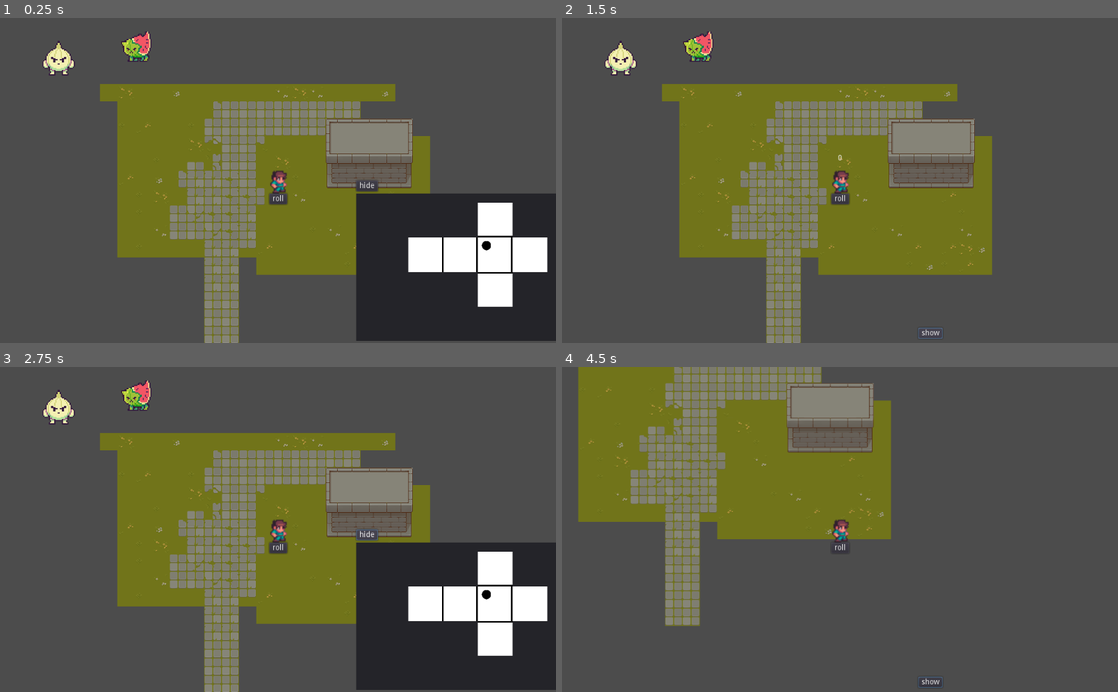
Above: before the commit, frames 1-4 (two rows, left to right).
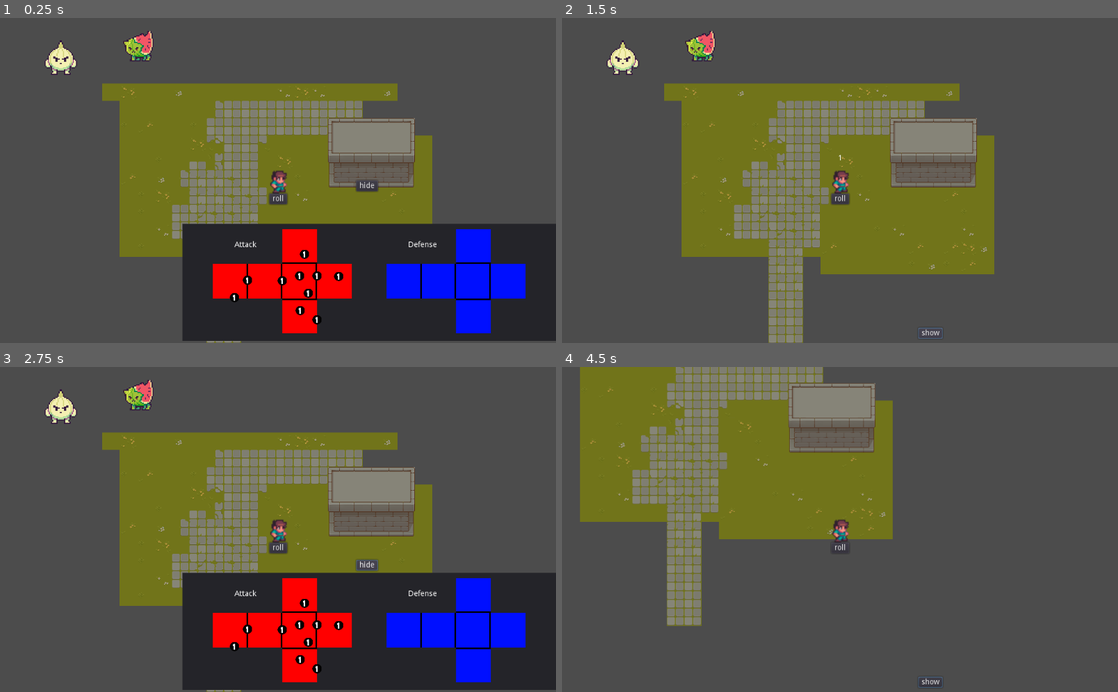
Above: after the commit, the same moments.

Repository: s4x0r/GMTKjam-2022
Game: Godot game, scene res://main.tscn
Two runs of this game, one before a commit and one after it. Both use one fixed random seed, a clock stepped at 60 frames per second and the inputs below.
Inputs (mouse positions are in pixels of both pictures, inside the frame that each line leads up to):
- Up to frame 1 (0.25 s): no input
- Up to frame 2 (1.5 s): click "roll" at 0.5 s; click "hide" at 1.25 s
- Up to frame 3 (2.75 s): click "show" at 2 s
- Up to frame 4 (4.5 s): tap Enter at 2.75 s; move the mouse to (1051, 594) at 2.77 s; press the mouse at (1051, 594) at 2.78 s; hold D (char_right) 2.78-3.53 s; move the mouse to (728, 545) at 3.52 s; release the mouse at (728, 545) at 3.53 s; hold S (char_down) 3.53-4.28 s; click (728, 545) at 3.6 s; move the mouse to (895, 458) at 4.27 s; press the mouse at (895, 458) at 4.28 s; hold D (char_right) from 4.28 s (still down)

The runs differ from the first frame. In frame 1, 25% of the frame differs, in the area x 7-100%, y 3-100%; in frame 2, 6.2%; in frame 3, 25%; in frame 4, 4.1%.

Commit message:
Added unique values to dots

Diff:
--- a/character.gd
+++ b/character.gd
@@ -26,7 +26,11 @@
 	pass
 
 func roll():
-	$"Camera2D/ui/roll indicator".text=str($"Camera2D/ui/dice window/unfold".roll())
+	var atk=$"Camera2D/ui/dice window/unfold".atk()
+
+	$hitzone.get_overlapping_bodies()
+
+	$"Camera2D/ui/roll indicator".text=str(atk)
 	yield(get_tree().create_timer(time), "timeout")
 	$"Camera2D/ui/roll indicator".text=""
 	pass
--- a/character.tscn
+++ b/character.tscn
@@ -172,7 +172,7 @@
 "values": [ "hide" ]
 }
 tracks/1/type = "value"
-tracks/1/path = NodePath("Camera2D/ui/hide:margin_left")
+tracks/1/path = NodePath("Camera2D/ui/dice window:visible")
 tracks/1/interp = 1
 tracks/1/loop_wrap = true
 tracks/1/imported = false
@@ -181,10 +181,10 @@
 "times": PoolRealArray( 0 ),
 "transitions": PoolRealArray( 1 ),
 "update": 1,
-"values": [ 656.0 ]
+"values": [ true ]
 }
 tracks/2/type = "value"
-tracks/2/path = NodePath("Camera2D/ui/hide:margin_top")
+tracks/2/path = NodePath("Camera2D/ui/hide:margin_left")
 tracks/2/interp = 1
 tracks/2/loop_wrap = true
 tracks/2/imported = false
@@ -193,10 +193,10 @@
 "times": PoolRealArray( 0 ),
 "transitions": PoolRealArray( 1 ),
 "update": 1,
-"values": [ 296.0 ]
+"values": [ 656.0 ]
 }
 tracks/3/type = "value"
-tracks/3/path = NodePath("Camera2D/ui/hide:margin_right")
+tracks/3/path = NodePath("Camera2D/ui/hide:margin_top")
 tracks/3/interp = 1
 tracks/3/loop_wrap = true
 tracks/3/imported = false
@@ -205,10 +205,10 @@
 "times": PoolRealArray( 0 ),
 "transitions": PoolRealArray( 1 ),
 "update": 1,
-"values": [ 696.0 ]
+"values": [ 352.0 ]
 }
 tracks/4/type = "value"
-tracks/4/path = NodePath("Camera2D/ui/hide:margin_bottom")
+tracks/4/path = NodePath("Camera2D/ui/hide:margin_right")
 tracks/4/interp = 1
 tracks/4/loop_wrap = true
 tracks/4/imported = false
@@ -217,10 +217,10 @@
 "times": PoolRealArray( 0 ),
 "transitions": PoolRealArray( 1 ),
 "update": 1,
-"values": [ 316.0 ]
+"values": [ 696.0 ]
 }
 tracks/5/type = "value"
-tracks/5/path = NodePath("Camera2D/ui/dice window:visible")
+tracks/5/path = NodePath("Camera2D/ui/hide:margin_bottom")
 tracks/5/interp = 1
 tracks/5/loop_wrap = true
 tracks/5/imported = false
@@ -229,14 +229,18 @@
 "times": PoolRealArray( 0 ),
 "transitions": PoolRealArray( 1 ),
 "update": 1,
-"values": [ true ]
-}
+"values": [ 372.0 ]
+}
+
+[sub_resource type="CircleShape2D" id=7]
+radius = 48.6621
 
 [node name="character" type="KinematicBody2D"]
 position = Vector2( 624, 296 )
 script = ExtResource( 1 )
 
 [node name="CollisionShape2D" type="CollisionShape2D" parent="."]
+visible = false
 shape = SubResource( 3 )
 
 [node name="Sprite" type="Sprite" parent="."]
@@ -274,12 +278,12 @@
 anchor_top = 1.0
 anchor_right = 1.0
 anchor_bottom = 1.0
-margin_left = -368.0
-margin_top = -272.0
+margin_left = -688.0
+margin_top = -216.0
 mouse_filter = 2
 
 [node name="unfold" parent="Camera2D/ui/dice window" instance=ExtResource( 3 )]
-position = Vector2( 224, 112 )
+position = Vector2( 200, 112 )
 
 [node name="roll indicator" type="Label" parent="Camera2D/ui"]
 margin_left = 488.0
@@ -295,5 +299,10 @@
 margin_bottom = 340.0
 text = "roll"
 
+[node name="hitzone" type="Area2D" parent="."]
+
+[node name="CollisionShape2D" type="CollisionShape2D" parent="hitzone"]
+shape = SubResource( 7 )
+
 [connection signal="pressed" from="Camera2D/ui/hide" to="." method="hide"]
 [connection signal="pressed" from="Camera2D/ui/Button" to="." method="roll"]
--- a/dot.gd
+++ b/dot.gd
@@ -7,11 +7,25 @@
 
 var moving
 var bounce = 3
+var weight = 1
 
 # Called when the node enters the scene tree for the first time.
 func _ready():
 	moving=false
+	updateText()
 	pass # Replace with function body.
+
+func levelUp():
+	weight +=1
+	updateText()
+
+func setWeight(w):
+	weight=w
+	updateText()
+
+
+func updateText():
+	$Label.text=str(weight)
 
 
 # Called every frame. 'delta' is the elapsed time since the previous frame.
@@ -29,6 +43,8 @@
 		self.position-=(self.get_global_position()-self.get_global_mouse_position())
 
 
+
+
 func _on_Area2D_input_event(viewport, event, shape_idx):
 	#print(event)
 	if event is InputEventMouseMotion:
--- a/dot.tscn
+++ b/dot.tscn
@@ -1,7 +1,8 @@
-[gd_scene load_steps=5 format=2]
+[gd_scene load_steps=7 format=2]
 
 [ext_resource path="res://assets/unfold.png" type="Texture" id=1]
 [ext_resource path="res://dot.gd" type="Script" id=2]
+[ext_resource path="res://assets/PixelAE-Bold.ttf" type="DynamicFontData" id=3]
 
 [sub_resource type="AtlasTexture" id=3]
 flags = 4
@@ -10,6 +11,10 @@
 
 [sub_resource type="CircleShape2D" id=4]
 radius = 30.1177
+
+[sub_resource type="DynamicFont" id=5]
+size = 53
+font_data = ExtResource( 3 )
 
 [node name="dot" type="Sprite"]
 position = Vector2( 16, -16 )
@@ -27,4 +32,14 @@
 [node name="CollisionShape2D" type="CollisionShape2D" parent="Area2D"]
 shape = SubResource( 4 )
 
+[node name="Label" type="Label" parent="."]
+margin_left = -30.0
+margin_top = -30.0
+margin_right = 30.0
+margin_bottom = 42.0
+custom_fonts/font = SubResource( 5 )
+text = "1"
+align = 1
+valign = 1
+
 [connection signal="input_event" from="Area2D" to="." method="_on_Area2D_input_event"]
--- a/main.tscn
+++ b/main.tscn
@@ -149,7 +149,7 @@
 tile_data = PoolIntArray( 327703, 3, 0, 327704, 4, 0, 327705, 4, 0, 327706, 4, 0, 327707, 5, 0, 393239, 6, 0, 393243, 8, 0, 458775, 0, 0, 458776, 1, 0, 458777, 1, 0, 458778, 1, 0, 458779, 2, 0 )
 
 [node name="character" parent="." instance=ExtResource( 5 )]
-position = Vector2( 648, 274 )
+position = Vector2( 644, 275 )
 
 [node name="dice" type="Sprite" parent="."]
 visible = false
--- a/unfold.gd
+++ b/unfold.gd
@@ -5,16 +5,19 @@
 # var a = 2
 # var b = "text"
 
-var sides =[0,0,0,0,0,0]
+
 var face=1
 
 var rng = RandomNumberGenerator.new()
 
 
-func fold():
+func fold(side):
+	var sides =[0,0,0,0,0,0]
 	for i in range(0,6):
-		print(i)
-		sides[i]=get_node("facemap/side "+str(i+1)).get_overlapping_areas().size()
+		#print(i)
+		for j in get_node(side+"facemap/side "+str(i+1)).get_overlapping_areas():
+			sides[i] += j.get_parent().weight
+	return sides
 	#print(sides)
 
 func next():
@@ -23,13 +26,13 @@
 		face = 1
 	$ViewportContainer/Viewport/camera.position-=($ViewportContainer/Viewport/camera.get_global_position()-get_node("facemap/side "+face).get_global_position())
 
-func roll():
-	fold()
+func atk():
+	var sides=fold("atk")
 	return sides[rng.randi_range(0, sides.size()-1)]
 
-func rollem():
-
-	print(roll())
+func def():
+	var sides=fold("def")
+	return sides[rng.randi_range(0, sides.size()-1)]
 
 
 # Called when the node enters the scene tree for the first time.
--- a/unfold.tscn
+++ b/unfold.tscn
@@ -16,14 +16,15 @@
 position = Vector2( 208, 104 )
 script = ExtResource( 2 )
 
-[node name="facemap" type="Sprite" parent="."]
-position = Vector2( 0, 1 )
+[node name="atkfacemap" type="Sprite" parent="."]
+modulate = Color( 1, 0, 0, 1 )
+position = Vector2( -16, -6 )
 texture = SubResource( 1 )
 __meta__ = {
 "_edit_group_": true
 }
 
-[node name="side 1" type="Area2D" parent="facemap"]
+[node name="side 1" type="Area2D" parent="atkfacemap"]
 position = Vector2( -96, 0 )
 collision_layer = 4
 collision_mask = 2
@@ -31,10 +32,10 @@
 "_edit_group_": true
 }
 
-[node name="CollisionShape2D" type="CollisionShape2D" parent="facemap/side 1"]
-shape = SubResource( 2 )
-
-[node name="side 2" type="Area2D" parent="facemap"]
+[node name="CollisionShape2D" type="CollisionShape2D" parent="atkfacemap/side 1"]
+shape = SubResource( 2 )
+
+[node name="side 2" type="Area2D" parent="atkfacemap"]
 position = Vector2( -32, 0 )
 collision_layer = 4
 collision_mask = 2
@@ -42,10 +43,10 @@
 "_edit_group_": true
 }
 
-[node name="CollisionShape2D" type="CollisionShape2D" parent="facemap/side 2"]
-shape = SubResource( 2 )
-
-[node name="side 3" type="Area2D" parent="facemap"]
+[node name="CollisionShape2D" type="CollisionShape2D" parent="atkfacemap/side 2"]
+shape = SubResource( 2 )
+
+[node name="side 3" type="Area2D" parent="atkfacemap"]
 position = Vector2( 32, 0 )
 collision_layer = 4
 collision_mask = 2
@@ -53,10 +54,10 @@
 "_edit_group_": true
 }
 
-[node name="CollisionShape2D" type="CollisionShape2D" parent="facemap/side 3"]
-shape = SubResource( 2 )
-
-[node name="side 4" type="Area2D" parent="facemap"]
+[node name="CollisionShape2D" type="CollisionShape2D" parent="atkfacemap/side 3"]
+shape = SubResource( 2 )
+
+[node name="side 4" type="Area2D" parent="atkfacemap"]
 position = Vector2( 32, -64 )
 collision_layer = 4
 collision_mask = 2
@@ -64,10 +65,10 @@
 "_edit_group_": true
 }
 
-[node name="CollisionShape2D" type="CollisionShape2D" parent="facemap/side 4"]
-shape = SubResource( 2 )
-
-[node name="side 5" type="Area2D" parent="facemap"]
+[node name="CollisionShape2D" type="CollisionShape2D" parent="atkfacemap/side 4"]
+shape = SubResource( 2 )
+
+[node name="side 5" type="Area2D" parent="atkfacemap"]
 position = Vector2( 96, 0 )
 collision_layer = 4
 collision_mask = 2
@@ -75,10 +76,10 @@
 "_edit_group_": true
 }
 
-[node name="CollisionShape2D" type="CollisionShape2D" parent="facemap/side 5"]
-shape = SubResource( 2 )
-
-[node name="side 6" type="Area2D" parent="facemap"]
+[node name="CollisionShape2D" type="CollisionShape2D" parent="atkfacemap/side 5"]
+shape = SubResource( 2 )
+
+[node name="side 6" type="Area2D" parent="atkfacemap"]
 position = Vector2( 32, 64 )
 collision_layer = 4
 collision_mask = 2
@@ -86,26 +87,124 @@
 "_edit_group_": true
 }
 
-[node name="CollisionShape2D" type="CollisionShape2D" parent="facemap/side 6"]
+[node name="CollisionShape2D" type="CollisionShape2D" parent="atkfacemap/side 6"]
+shape = SubResource( 2 )
+
+[node name="deffacemap" type="Sprite" parent="."]
+modulate = Color( 0, 0.0627451, 1, 1 )
+position = Vector2( 304, -6 )
+texture = SubResource( 1 )
+__meta__ = {
+"_edit_group_": true
+}
+
+[node name="side 1" type="Area2D" parent="deffacemap"]
+position = Vector2( -96, 0 )
+collision_layer = 4
+collision_mask = 2
+__meta__ = {
+"_edit_group_": true
+}
+
+[node name="CollisionShape2D" type="CollisionShape2D" parent="deffacemap/side 1"]
+shape = SubResource( 2 )
+
+[node name="side 2" type="Area2D" parent="deffacemap"]
+position = Vector2( -32, 0 )
+collision_layer = 4
+collision_mask = 2
+__meta__ = {
+"_edit_group_": true
+}
+
+[node name="CollisionShape2D" type="CollisionShape2D" parent="deffacemap/side 2"]
+shape = SubResource( 2 )
+
+[node name="side 3" type="Area2D" parent="deffacemap"]
+position = Vector2( 32, 0 )
+collision_layer = 4
+collision_mask = 2
+__meta__ = {
+"_edit_group_": true
+}
+
+[node name="CollisionShape2D" type="CollisionShape2D" parent="deffacemap/side 3"]
+shape = SubResource( 2 )
+
+[node name="side 4" type="Area2D" parent="deffacemap"]
+position = Vector2( 32, -64 )
+collision_layer = 4
+collision_mask = 2
+__meta__ = {
+"_edit_group_": true
+}
+
+[node name="CollisionShape2D" type="CollisionShape2D" parent="deffacemap/side 4"]
+shape = SubResource( 2 )
+
+[node name="side 5" type="Area2D" parent="deffacemap"]
+position = Vector2( 96, 0 )
+collision_layer = 4
+collision_mask = 2
+__meta__ = {
+"_edit_group_": true
+}
+
+[node name="CollisionShape2D" type="CollisionShape2D" parent="deffacemap/side 5"]
+shape = SubResource( 2 )
+
+[node name="side 6" type="Area2D" parent="deffacemap"]
+position = Vector2( 32, 64 )
+collision_layer = 4
+collision_mask = 2
+__meta__ = {
+"_edit_group_": true
+}
+
+[node name="CollisionShape2D" type="CollisionShape2D" parent="deffacemap/side 6"]
 shape = SubResource( 2 )
 
 [node name="dot" parent="." instance=ExtResource( 3 )]
 
-[node name="fold" type="Button" parent="."]
-visible = false
-margin_left = -112.0
-margin_top = 64.0
-margin_right = -100.0
-margin_bottom = 84.0
-text = "fold"
-
-[node name="next" type="Button" parent="."]
-visible = false
-margin_left = -176.0
-margin_top = 65.0
-margin_right = -136.0
-margin_bottom = 85.0
-text = "roll"
-
-[connection signal="pressed" from="fold" to="." method="fold"]
-[connection signal="pressed" from="next" to="." method="rollem"]
+[node name="dot2" parent="." instance=ExtResource( 3 )]
+position = Vector2( 48, -16 )
+
+[node name="dot3" parent="." instance=ExtResource( 3 )]
+position = Vector2( -16, -7 )
+
+[node name="dot4" parent="." instance=ExtResource( 3 )]
+position = Vector2( -80, -8 )
+
+[node name="dot5" parent="." instance=ExtResource( 3 )]
+position = Vector2( 25, -56 )
+
+[node name="dot6" parent="." instance=ExtResource( 3 )]
+position = Vector2( 88, -15 )
+
+[node name="dot7" parent="." instance=ExtResource( 3 )]
+position = Vector2( 32, 16 )
+
+[node name="dot8" parent="." instance=ExtResource( 3 )]
+position = Vector2( 48, 65 )
+
+[node name="dot9" parent="." instance=ExtResource( 3 )]
+position = Vector2( 17, 48 )
+
+[node name="dot10" parent="." instance=ExtResource( 3 )]
+position = Vector2( -104, 24 )
+
+[node name="Label" type="Label" parent="."]
+margin_left = -104.0
+margin_top = -80.0
+margin_right = -64.0
+margin_bottom = -66.0
+text = "Attack"
+align = 1
+
+[node name="Label2" type="Label" parent="."]
+margin_left = 216.0
+margin_top = -80.0
+margin_right = 269.0
+margin_bottom = -66.0
+text = "Defense"
+align = 1
Binary file added: assets/PixelAE-Bold.ttf
Not shown: 1 places in character.tscn that only renumber resources
